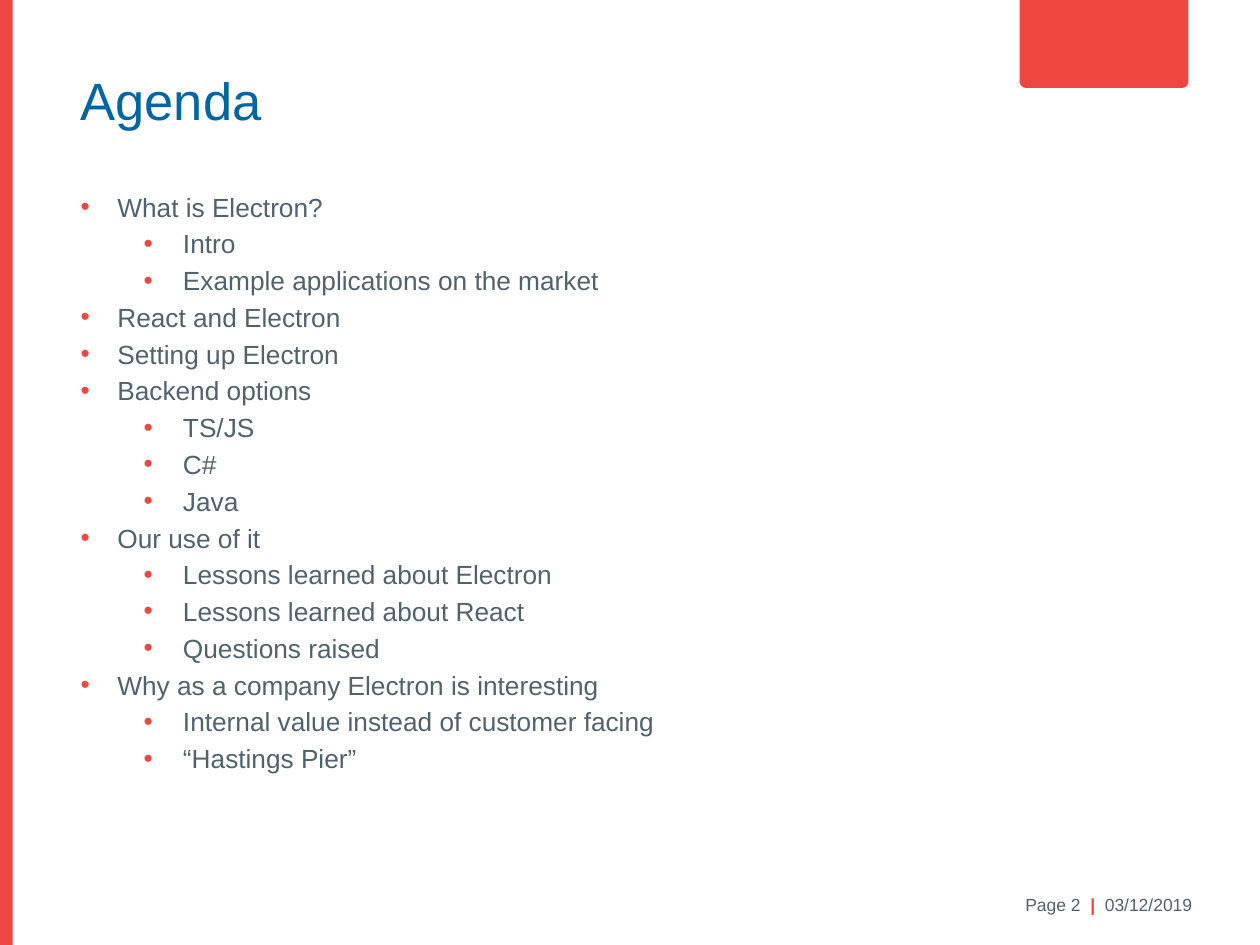
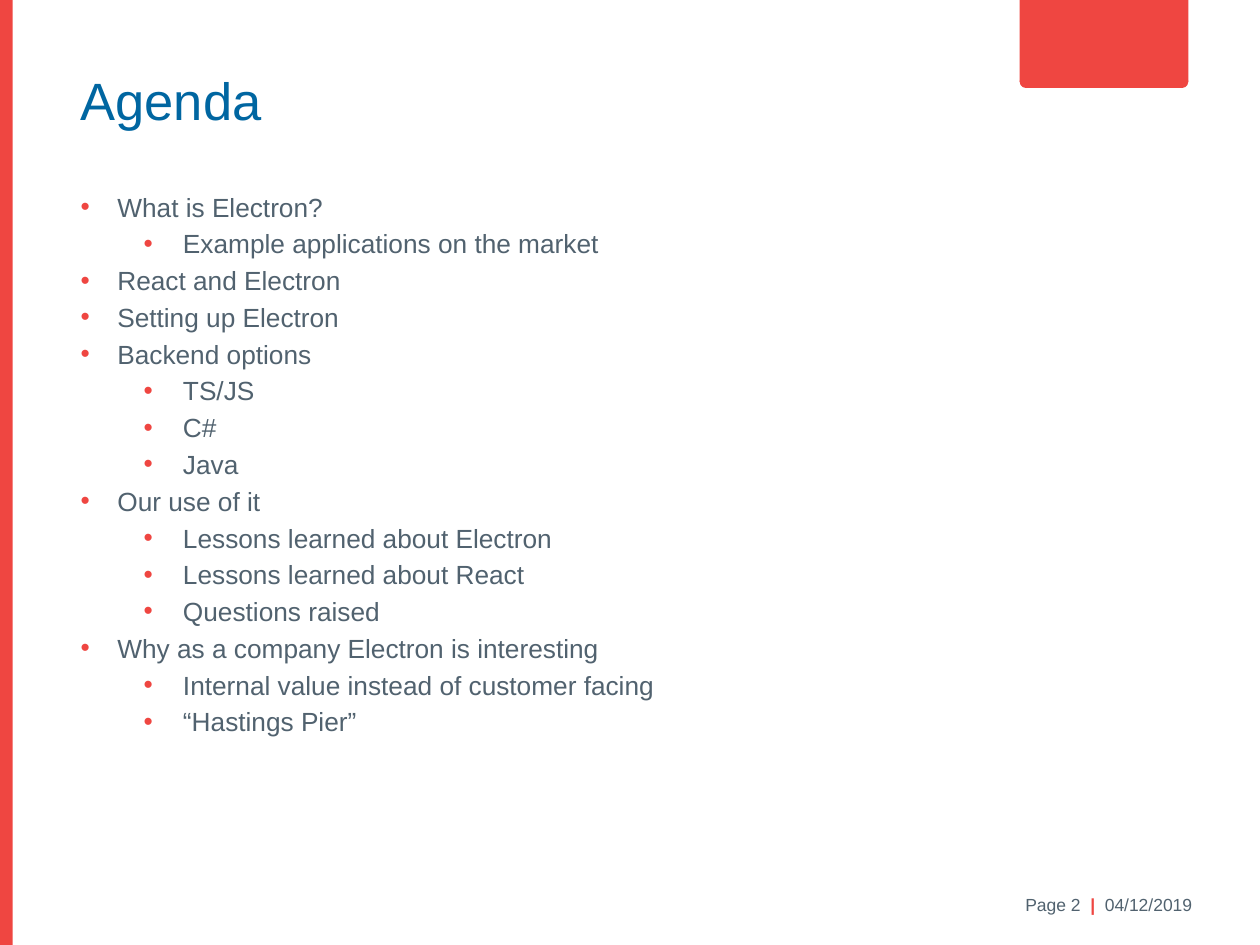
Before and after one commit to antonmaeso/HastingsPier, a slide deck: slide 2 of Electron Brownbag.pptx. Drawn at 1260x945 pixels with LibreOffice and Linux fonts; fonts in the diff are those of the drawing; background and template pictures are left out. Boxes give left, top, right and bottom in pixels: in the first picture for what was removed or moved away, otherwise in the second. Text is boxed around its words. In the diff, an @@ line names an element or a change of style, - is before the commit and + after.

```diff
--- a/Electron Brownbag.pptx
+++ b/Electron Brownbag.pptx
@@ text at <box>183,235,235,253</box>: paragraph removed @@
-  • Intro
@@ text at <box>1025,898,1192,915</box>: text changed @@
-Page 2 | 03/12/2019
+Page 2 | 04/12/2019
```
Also in this commit, not shown: 3 other slides changed, 1 slide added, 1 slide removed, 4 other files.
